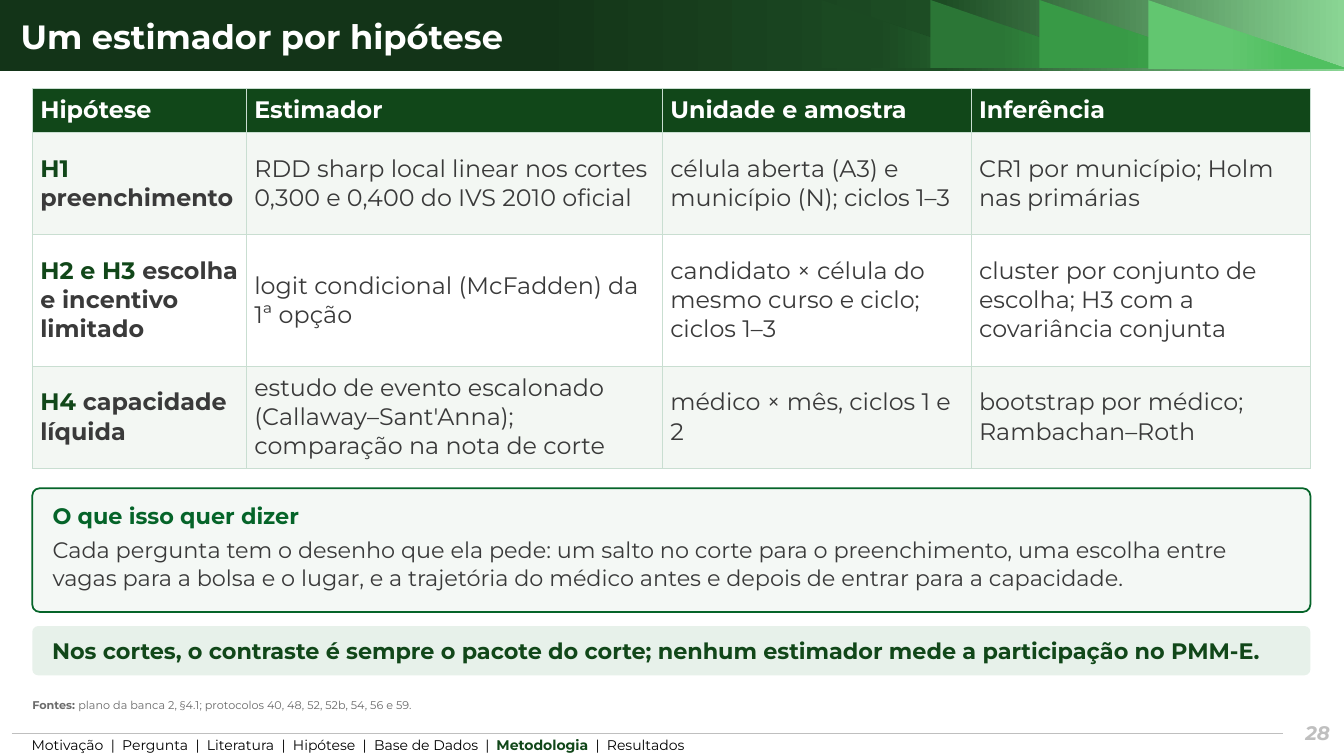
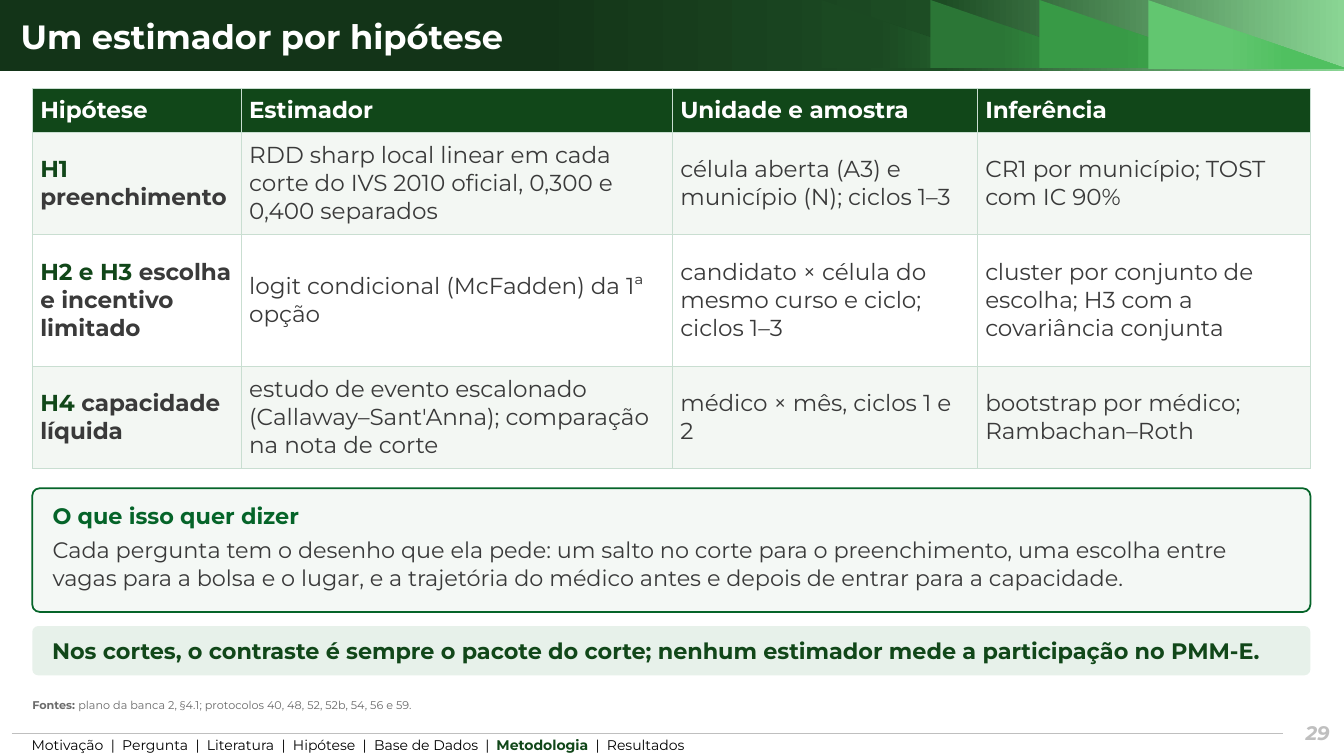
Before and after one commit to ka1victor/impact-eval-health-econ-pmme, a slide deck: slide 29 of output/apresentacao_banca2/deck_banca2.pptx (slide 28 before the commit). Drawn at 1344x756 pixels with LibreOffice and Linux fonts; fonts in the diff are those of the drawing; background and template pictures are left out. Boxes give left, top, right and bottom in pixels: in the first picture for what was removed or moved away, otherwise in the second. Text is boxed around its words. In the diff, an @@ line names an element or a change of style, - is before the commit and + after.

```diff
--- a/output/apresentacao_banca2/deck_banca2.pptx
+++ b/output/apresentacao_banca2/deck_banca2.pptx
@@ table at bbox=[32, 89, 1311, 468] @@
-row 2, column 2: RDD sharp local linear nos cortes 0,300 e 0,400 do IVS 2010 oficial
+row 2, column 2: RDD sharp local linear em cada corte do IVS 2010 oficial, 0,300 e 0,400 separados
-row 2, column 4: CR1 por município; Holm nas primárias
+row 2, column 4: CR1 por município; TOST com IC 90%
@@ size 17 to 16.5 pt in "Hipótese", "Estimador", "Unidade e amostra", "Inferência" and 10 more places @@
@@ page number at bbox=[1306, 726, 1330, 740]: text changed @@
-28
+29
```
Also in this commit, not shown: 14 other slides changed, 7 slides added, 23 other files.
